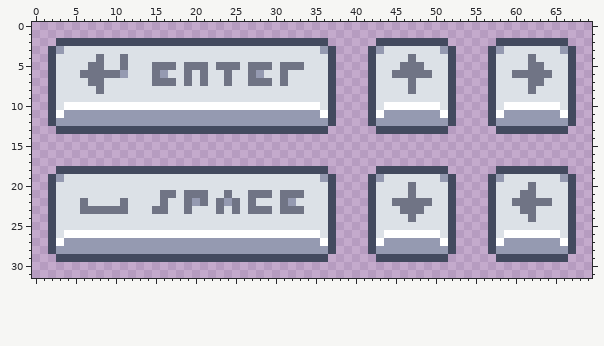
Pixel-art file: assets/resources/inputs.aseprite. Above: the version before the commit.
70x32 pixels, 1 frame.
Now the later version:
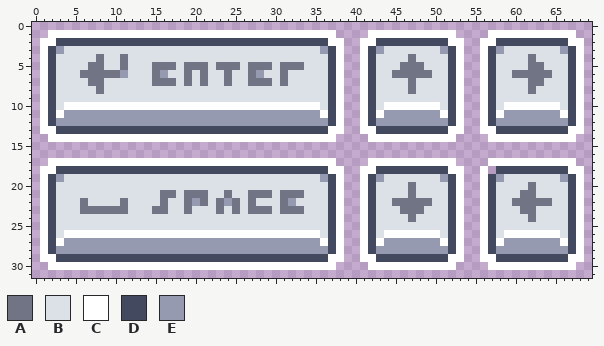
Palette (. is transparent): A #707485  B #dce1e7  C #ffffff  D #434a5f  E #959ab1
Commit message: Changed space bar icon to be more visible with white outline
What changed:
y 1: x 2..37 .................................... -> CCCCCCCCCCCCCCCCCCCCCCCCCCCCCCCCCCCC; x 42..52 ........... -> CCCCCCCCCCC; x 57..67 ........... -> CCCCCCCCCCC
y 2: x 1..2 .. -> CC; x 37..38 .. -> CC; x 41..42 .. -> CC; x 52..53 .. -> CC; x 56..57 .. -> CC; x 67..68 .. -> CC
y 3..12: x 1 . -> C; x 38 . -> C; x 41 . -> C; x 53 . -> C; x 56 . -> C; x 68 . -> C
y 13: x 1..2 .. -> CC; x 37..38 .. -> CC; x 41..42 .. -> CC; x 52..53 .. -> CC; x 56..57 .. -> CC; x 67..68 .. -> CC
y 14: x 2..37 .................................... -> CCCCCCCCCCCCCCCCCCCCCCCCCCCCCCCCCCCC; x 42..52 ........... -> CCCCCCCCCCC; x 57..67 ........... -> CCCCCCCCCCC
y 17: x 2..37 .................................... -> CCCCCCCCCCCCCCCCCCCCCCCCCCCCCCCCCCCC; x 42..52 ........... -> CCCCCCCCCCC; x 57..67 ........... -> CCCCCCCCCCC
y 18: x 1..2 .. -> CC; x 37..38 .. -> CC; x 41..42 .. -> CC; x 52..53 .. -> CC; x 56 . -> C; x 67..68 .. -> CC
y 19..28: x 1 . -> C; x 38 . -> C; x 41 . -> C; x 53 . -> C; x 56 . -> C; x 68 . -> C
y 29: x 1..2 .. -> CC; x 37..38 .. -> CC; x 41..42 .. -> CC; x 52..53 .. -> CC; x 56..57 .. -> CC; x 67..68 .. -> CC
y 30: x 2..37 .................................... -> CCCCCCCCCCCCCCCCCCCCCCCCCCCCCCCCCCCC; x 42..52 ........... -> CCCCCCCCCCC; x 57..67 ........... -> CCCCCCCCCCC
Boxes around the changes in both pictures, in picture pixels (x1, y1, x2, y2):
added: (40, 30, 584, 270)
